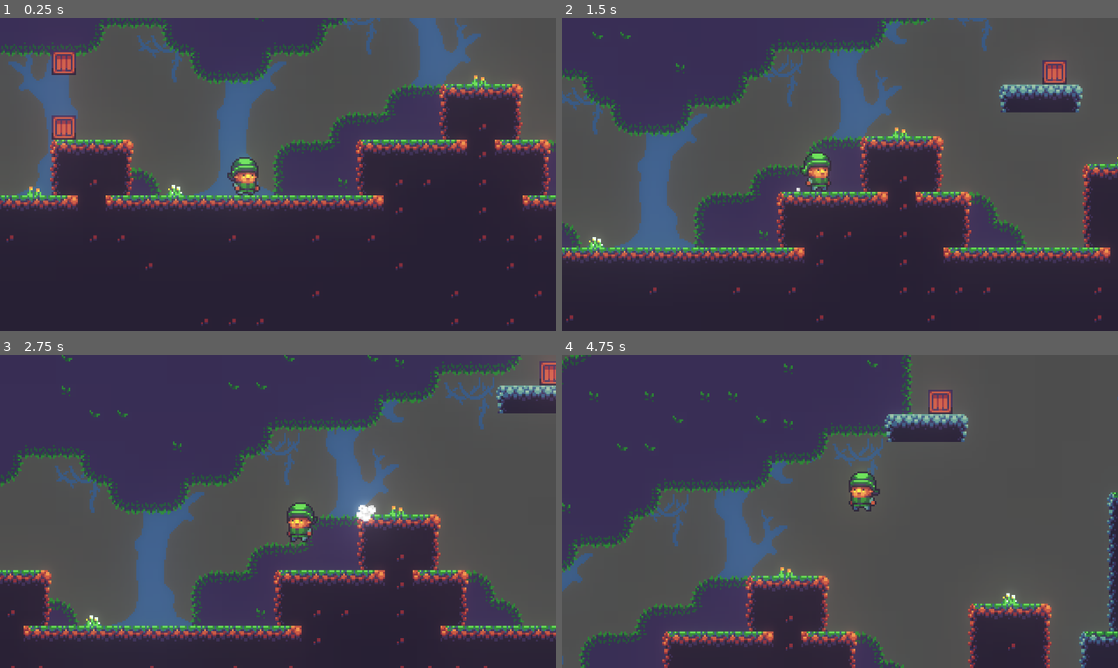
Above: before the commit, frames 1-4 (two rows, left to right).
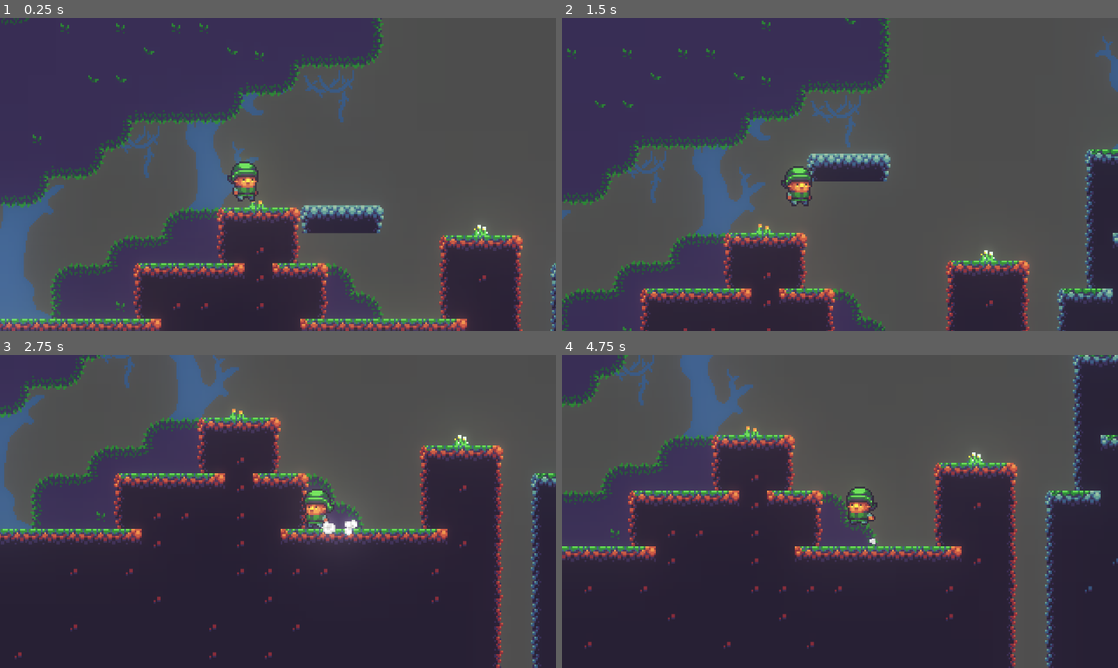
Above: after the commit, the same moments.

Repository: lethiandev/gd-christmas-morning
Game: Godot game, scene res://stages/sandbox/sandbox_stage.tscn
Same seed, same stepped clock (60 frames per second), same inputs: the game is played once before the commit and once after it.
Inputs:
- Up to frame 1 (0.25 s): no input
- Up to frame 2 (1.5 s): hold D (move_right) from 0.53 s (still down); tap W (jump) at 0.77 s
- Up to frame 3 (2.75 s): tap W (jump) at 1.52 s; release D (move_right) at 2.03 s; hold A (move_left) from 2.03 s (still down)
- Up to frame 4 (4.75 s): release A (move_left) at 2.78 s; hold D (move_right) 2.78-4.28 s; tap W (jump) at 3.02, 3.77, 4.52 s; hold A (move_left) from 4.28 s (still down)

The runs differ from the first frame. In frame 1, 68% of the frame differs, in the area x 0-100%, y 0-100%; in frame 2, 49%; in frame 3, 64%; in frame 4, 71%.

Commit message:
Remove crates from the scene

Diff:
--- a/src/stages/sandbox/sandbox_stage.tscn
+++ b/src/stages/sandbox/sandbox_stage.tscn
@@ -1,9 +1,8 @@
-[gd_scene load_steps=9 format=2]
+[gd_scene load_steps=8 format=2]
 
 [ext_resource path="res://tileset/basic/basic.tileset.tres" type="TileSet" id=1]
 [ext_resource path="res://player/player.tscn" type="PackedScene" id=2]
 [ext_resource path="res://tileset/basic/basic.png" type="Texture" id=3]
-[ext_resource path="res://props/crate/crate.tscn" type="PackedScene" id=4]
 
 [sub_resource type="Environment" id=1]
 background_mode = 4
@@ -71,7 +70,7 @@
 tile_data = PoolIntArray( -851966, 2, 2, -851965, 2, 3, -851964, 2, 3, -851963, 2, 3, -851962, 2, 4, -720899, 2, 2, -72 …(10446 unchanged characters)…
 
 [node name="PlatformPivot" type="Node2D" parent="."]
-position = Vector2( 152, -152 )
+position = Vector2( 120, -168 )
 
 [node name="Platform" type="KinematicBody2D" parent="PlatformPivot"]
 position = Vector2( 0, 32 )
@@ -86,7 +85,6 @@
 
 [node name="CollisionShape2D" type="CollisionShape2D" parent="PlatformPivot/Platform"]
 shape = SubResource( 2 )
-one_way_collision = true
 one_way_collision_margin = 2.0
 
 [node name="AnimationPlayer" type="AnimationPlayer" parent="PlatformPivot"]
@@ -96,17 +94,8 @@
 anims/RESET = SubResource( 4 )
 anims/rotate = SubResource( 3 )
 
-[node name="Crate" parent="." instance=ExtResource( 4 )]
-position = Vector2( -168, -24 )
-
-[node name="Crate2" parent="." instance=ExtResource( 4 )]
-position = Vector2( -168, -72 )
-
-[node name="Crate3" parent="." instance=ExtResource( 4 )]
-position = Vector2( 160, -136 )
-
 [node name="Player" parent="." instance=ExtResource( 2 )]
-position = Vector2( -64, 0 )
+position = Vector2( 64, -72 )
 
 [node name="Camera2D" type="Camera2D" parent="Player"]
 current = true
